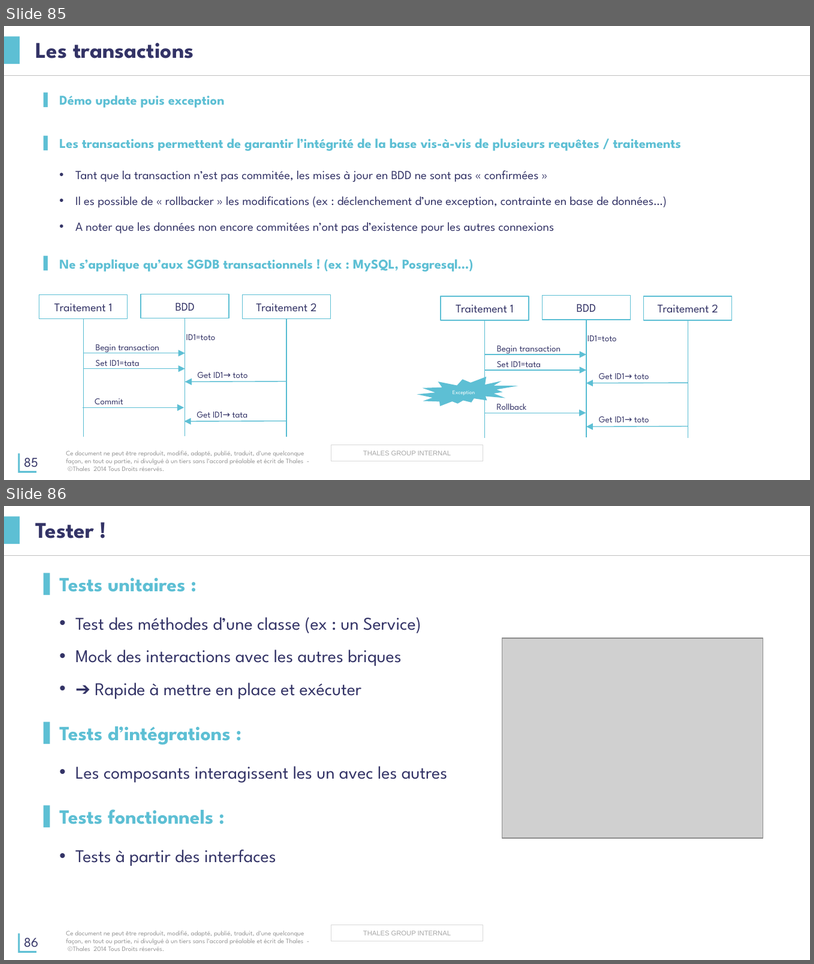
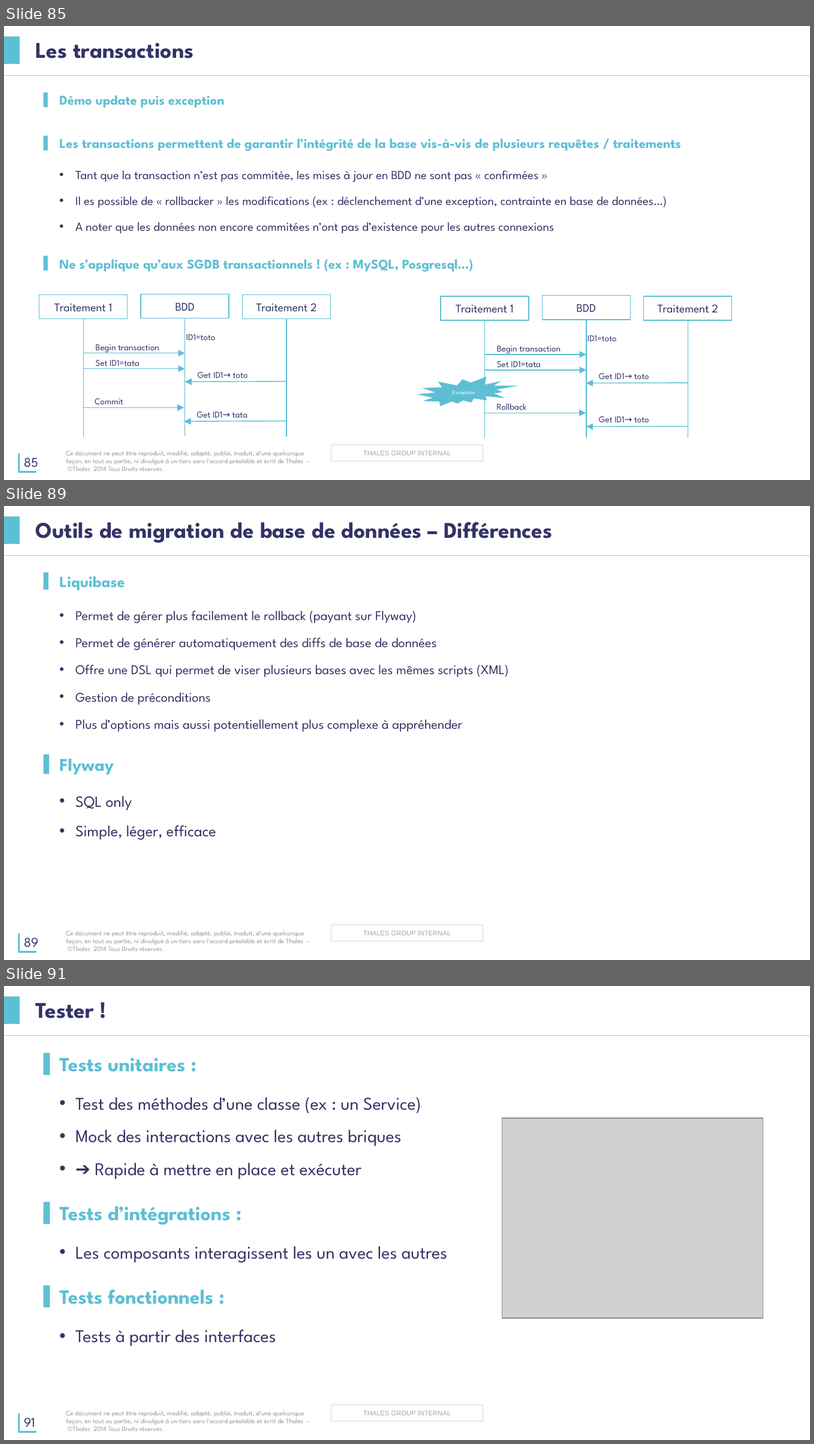
Before and after one commit to tsn-coding-dojo/java-spring-formation, a slide deck: présentation/Formation-Java.pptx. Shown one above the other, each under a label of ours: slides 85 and 86 before the commit, slides 85, 89 and 91 after it; the slides between them are not shown. The pictures are 814x964 and 814x1444 pixels, drawn with LibreOffice and Linux fonts; fonts in the diff are those of the drawing; grey boxes stand for pictures; background and template pictures are left out. Boxes give left, top, right and bottom in pixels: in the first picture for what was removed or moved away, otherwise in the second. Text is boxed around its words. In the diff, an @@ line names an element or a change of style, - is before the commit and + after.

Commit message:
doc: Add Slides for  Database migration tools

```diff
--- a/présentation/Formation-Java.pptx
+++ b/présentation/Formation-Java.pptx
@@ slide 89 added at (4, 506, 810, 960), background #FFFFFF; not listed: 6 template elements that a slide beside it also shows @@
@@ title added at (36, 522, 552, 543), 20 pt, text #333366, bold @@
+Outils de migration de base de données – Différences
@@ text added at (59, 576, 509, 840), 12 pt, text #333366 @@
+▌ Liquibase
+  • Permet de gérer plus facilement le rollback (payant sur Flyway)
+  • Permet de générer automatiquement des diffs de base de données
+  • Offre une DSL qui permet de viser plusieurs bases avec les mêmes scripts (XML)
+  • Gestion de préconditions
+  • Plus d’options mais aussi potentiellement plus complexe à appréhender
+▌ Flyway
+  • SQL only
+  • Simple, léger, efficace
@@ what was slide 86 is now slide 91 @@
@@ page number at (24, 1417, 35, 1426): text changed @@
-86
+91
```
Also in this commit, not shown: 4 other slides added.
